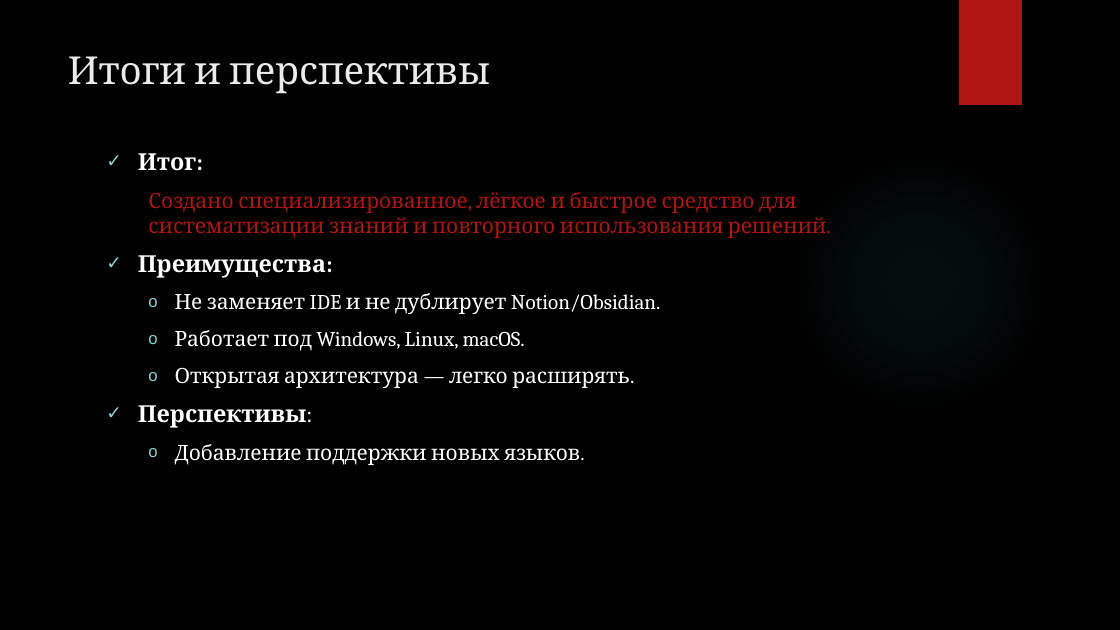
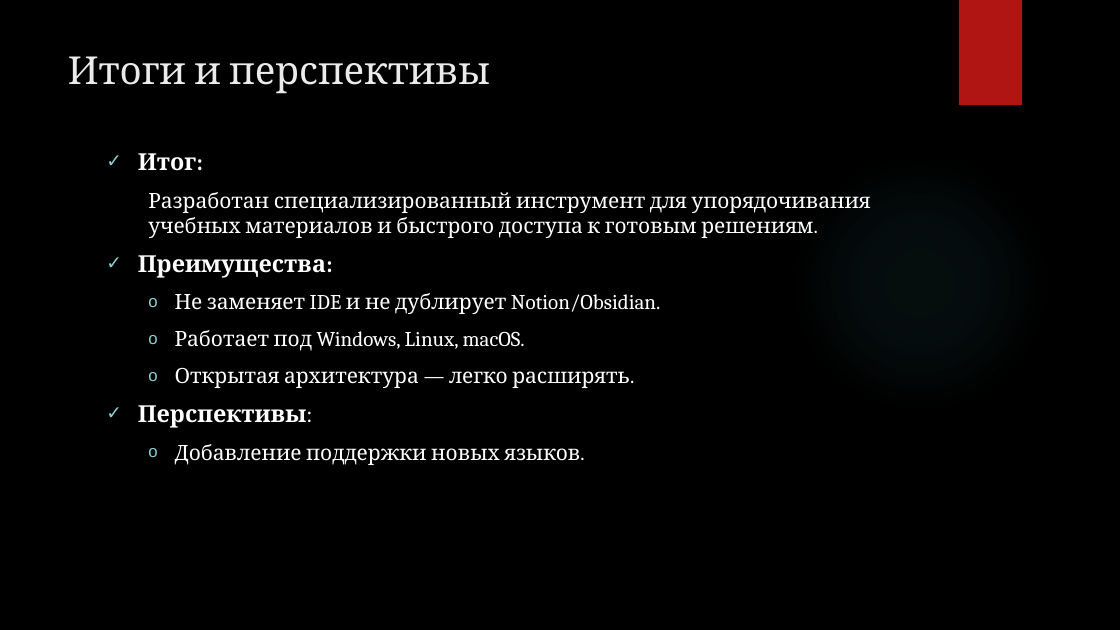
Before and after one commit to Ratilife/cheat_sheet5, a slide deck: slide 17 of docs/Диплом/Оригинал/Презинтация диплома.pptx. Drawn at 1120x630 pixels with LibreOffice and Linux fonts; fonts in the diff are those of the drawing; background and template pictures are left out. Boxes give left, top, right and bottom in pixels: in the first picture for what was removed or moved away, otherwise in the second. Text is boxed around its words. In the diff, an @@ line names an element or a change of style, - is before the commit and + after.

```diff
--- a/docs/Диплом/Оригинал/Презинтация диплома.pptx
+++ b/docs/Диплом/Оригинал/Презинтация диплома.pptx
@@ text at bbox=[148, 192, 870, 238]: text changed; text colour #B01513 to #FFFFFF @@
-  Создано специализированное, лёгкое и быстрое средство для систематизации знаний и повторного использования решений.
+  Разработан специализированный инструмент для упорядочивания учебных материалов и быстрого доступа к готовым решениям.
```
Also in this commit, not shown: 4 other slides changed, 2 other files.
